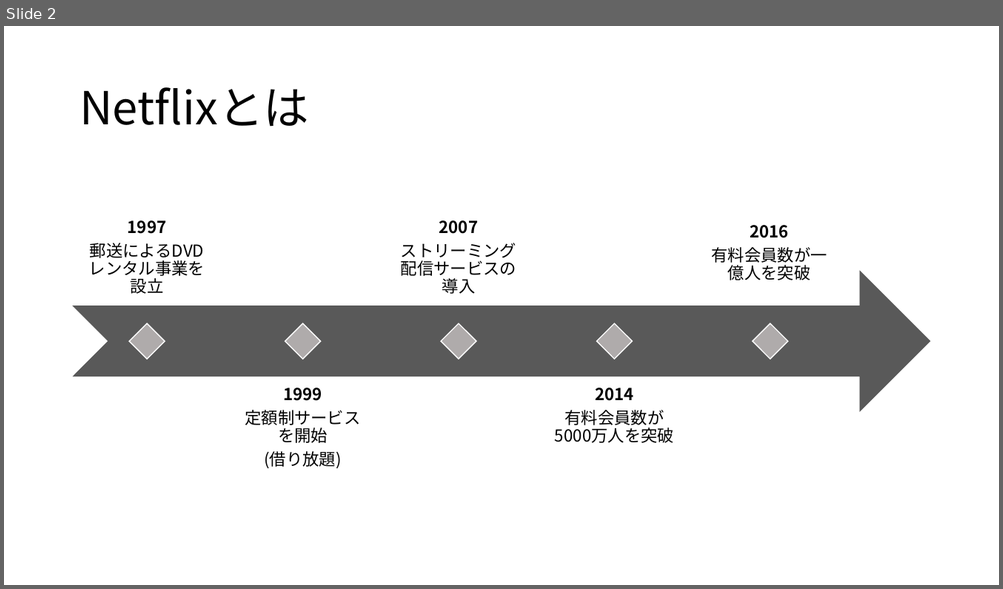
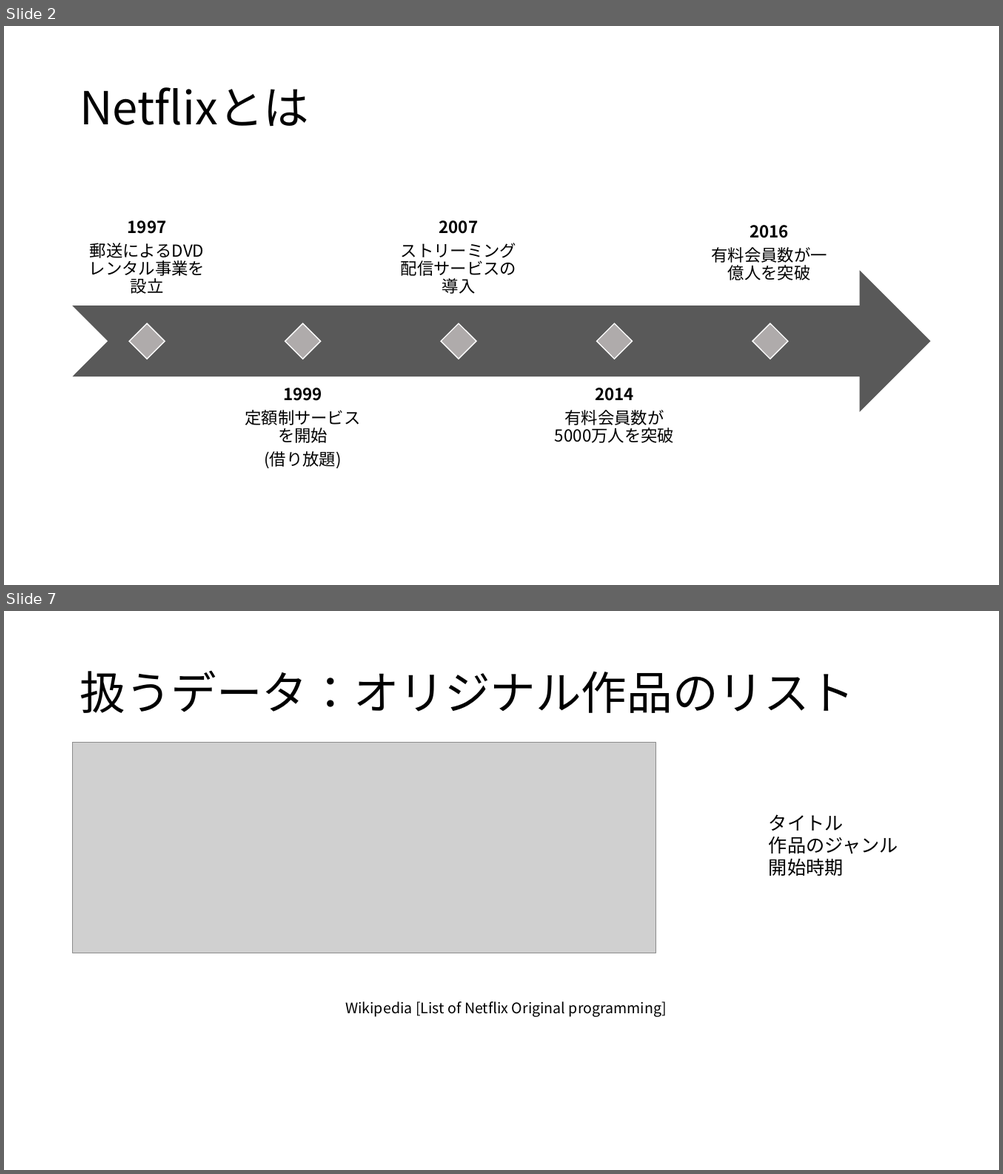
Before and after one commit to QuillshWammy/Netflix_Analysis, a slide deck: Document/中間発表.pptx. Shown one above the other, each under a label of ours: slide 2 before the commit, slides 2 and 7 after it; the slides between them are not shown. The pictures are 1003x589 and 1003x1174 pixels, drawn with LibreOffice and Linux fonts; fonts in the diff are those of the drawing; grey boxes stand for pictures. Boxes give left, top, right and bottom in pixels: in the first picture for what was removed or moved away, otherwise in the second. Text is boxed around its words. In the diff, an @@ line names an element or a change of style, - is before the commit and + after.

```diff
--- a/Document/中間発表.pptx
+++ b/Document/中間発表.pptx
@@ slide 7 added at (x1=4, y1=611, x2=999, y2=1170), background #FFFFFF @@
@@ title added at (x1=79, y1=670, x2=854, y2=713), 44 pt, text #000000 @@
+扱うデータ：オリジナル作品のリスト
@@ picture added at (x1=73, y1=742, x2=655, y2=954) @@
@@ text added at (x1=768, y1=815, x2=898, y2=876), 18 pt, text #000000 @@
+タイトル
+作品のジャンル
+開始時期
@@ text added at (x1=345, y1=1002, x2=666, y2=1017), 14 pt, text #000000 @@
+Wikipedia [List of Netflix Original programming]
```
Also in this commit, not shown: 1 slide changed, 5 other slides added, 1 slide removed.
